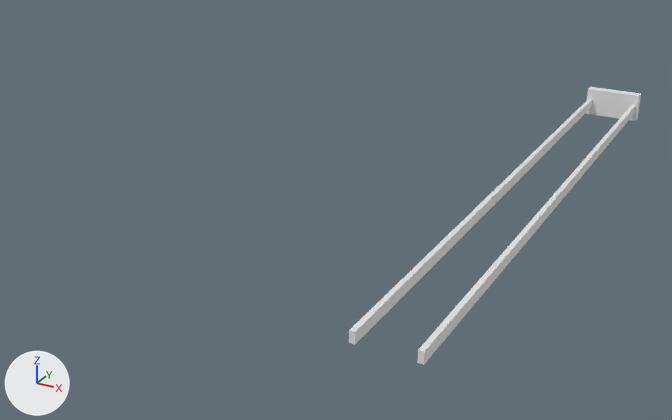
An edit to the OBJ model models/metal.obj, drawn before and after from the same camera.
One viewpoint serves both versions: a camera (50 mm lens) standing at (290.0, -219.0, 261.0) and looking at (-29.0, 362.0, -29.0). Every picture has the same lights, and +X, +Y and +Z are marked at lower left. The older version comes first. Where no turn or scale is listed for an object, it has been applied to the vertices. Vertices at exactly the same position are counted once.

Names of what the first picture shows: 'metal'.
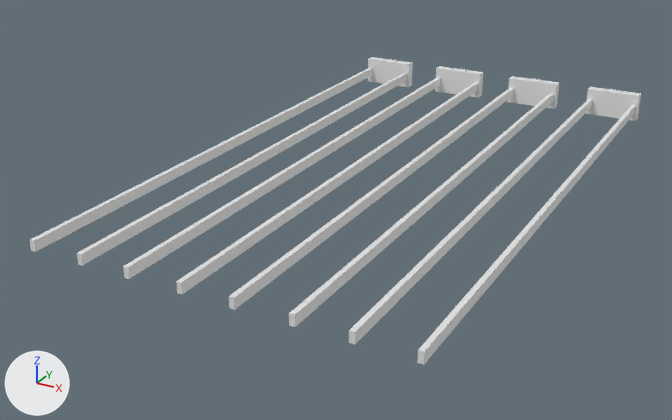
Where the change shows, as pixel boxes [x1, y1, x2, y2] in the pictures (672 x 420 px):
```json
{"object": "metal", "change": "reshaped", "before": [349, 87, 641, 365], "after": [30, 57, 641, 365], "on screen": "109% wider, 11% taller"}
{"part": 1, "of": "me_metal", "change": "added", "after": [289, 93, 554, 327]}
{"part": 2, "of": "me_metal", "change": "added", "after": [229, 88, 514, 310]}
{"part": 3, "of": "me_metal", "change": "added", "after": [507, 76, 559, 109]}
{"part": 4, "of": "me_metal", "change": "added", "after": [176, 82, 478, 294]}
{"part": 5, "of": "me_metal", "change": "added", "after": [123, 77, 441, 279]}
{"part": 6, "of": "me_metal", "change": "added", "after": [435, 66, 483, 98]}
{"part": 7, "of": "me_metal", "change": "added", "after": [77, 73, 407, 266]}
{"part": 8, "of": "me_metal", "change": "added", "after": [30, 68, 373, 252]}
{"part": 9, "of": "me_metal", "change": "added", "after": [368, 57, 413, 87]}
```

Edits to the scene script, one JSON object a line:
```json
{"block": "me_metal", "where": "# used by ob_metal; location = (0.0, 0.0, 0.0)"}
{"op": "remove", "block": "me_metal", "code": "me_metal.from_pydata(...)  # 24 vertices, 18 faces; spans x 91.0..138.0, y 154.0..637.0, z -7.0..17.0"}
{"op": "add", "block": "me_metal", "code": "me_metal.from_pydata(...)  # 320 vertices, 240 faces; spans x -138.0..138.0, y 154.0..637.0, z -7.0..18.0"}
{"block": "me_metal", "change": "me_metal part 1: a new loose piece, a box spanning x 56.0..59.6, y 153.9..628.0, z 0.0..7.8"}
{"block": "me_metal", "change": "me_metal part 2: a new loose piece, a box spanning x 16.6..20.2, y 153.9..628.0, z 0.0..7.8"}
{"block": "me_metal", "change": "me_metal part 3: a new loose piece, a box spanning x 14.8..61.4, y 628.0..636.7, z -7.0..16.7"}
{"block": "me_metal", "change": "me_metal part 4: a new loose piece, a box spanning x -20.2..-16.6, y 153.9..628.0, z 0.0..7.8"}
{"block": "me_metal", "change": "me_metal part 5: a new loose piece, a box spanning x -59.6..-56.0, y 153.9..628.0, z 0.0..7.8"}
{"block": "me_metal", "change": "me_metal part 6: a new loose piece, a box spanning x -61.4..-14.8, y 628.0..636.7, z -7.0..16.7"}
{"block": "me_metal", "change": "me_metal part 7: a new loose piece, a box spanning x -96.4..-92.8, y 153.9..628.0, z 0.0..7.8"}
{"block": "me_metal", "change": "me_metal part 8: a new loose piece, a box spanning x -135.8..-132.2, y 153.9..628.0, z 0.0..7.8"}
{"block": "me_metal", "change": "me_metal part 9: a new loose piece, a box spanning x -137.6..-91.0, y 628.0..636.7, z -7.0..16.7"}
{"block": "me_metal", "change": "other edits to the shape of me_metal do not show in these pictures"}
```
